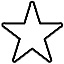
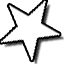
Layers edited between the first and the second w=64, h=64 image:
painted on "Background copy" over [0, 0, 62, 61]
